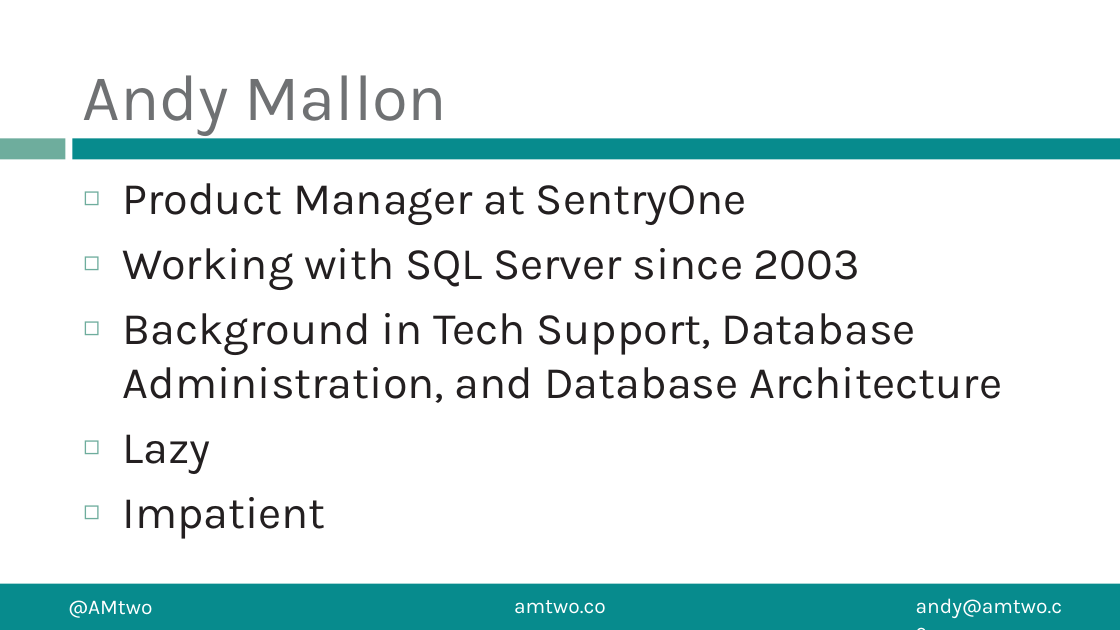
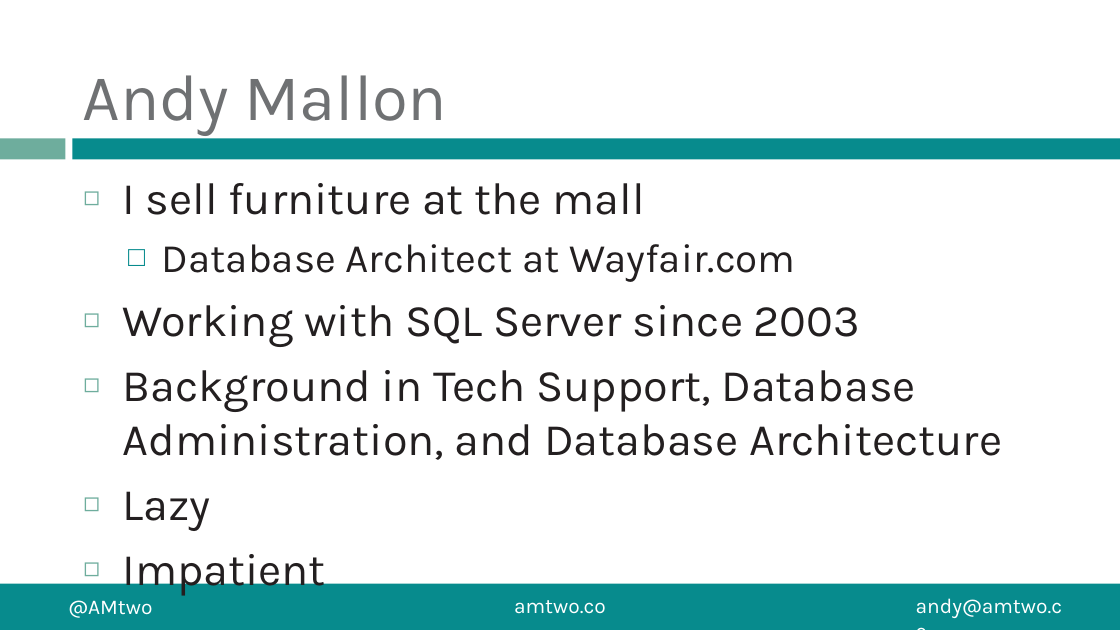
Before and after one commit to amtwo/Presentations, a slide deck: slide 2 of Demystifying-Data-Compression/Data_Compression.pptx. Drawn at 1120x630 pixels with LibreOffice and Linux fonts; fonts in the diff are those of the drawing. Boxes give left, top, right and bottom in pixels: in the first picture for what was removed or moved away, otherwise in the second. Text is boxed around its words. In the diff, an @@ line names an element or a change of style, - is before the commit and + after.

```diff
--- a/Demystifying-Data-Compression/Data_Compression.pptx
+++ b/Demystifying-Data-Compression/Data_Compression.pptx
@@ text at <box>122,183,795,282</box>: text changed; size 38.7 to 34.7 pt @@
-◻ Product Manager at SentryOne
+◻ I sell furniture at the mall
+  □ Database Architect at Wayfair.com
```
Also in this commit, not shown: 1 other file.
